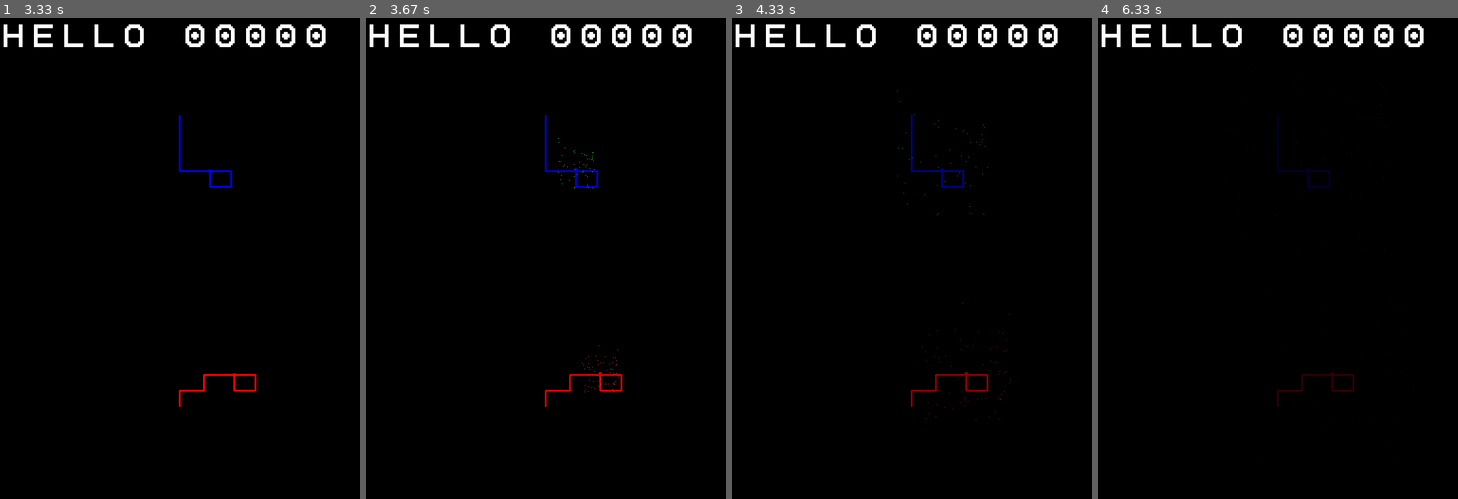
Above: before the commit, frames 1-4 (left to right).
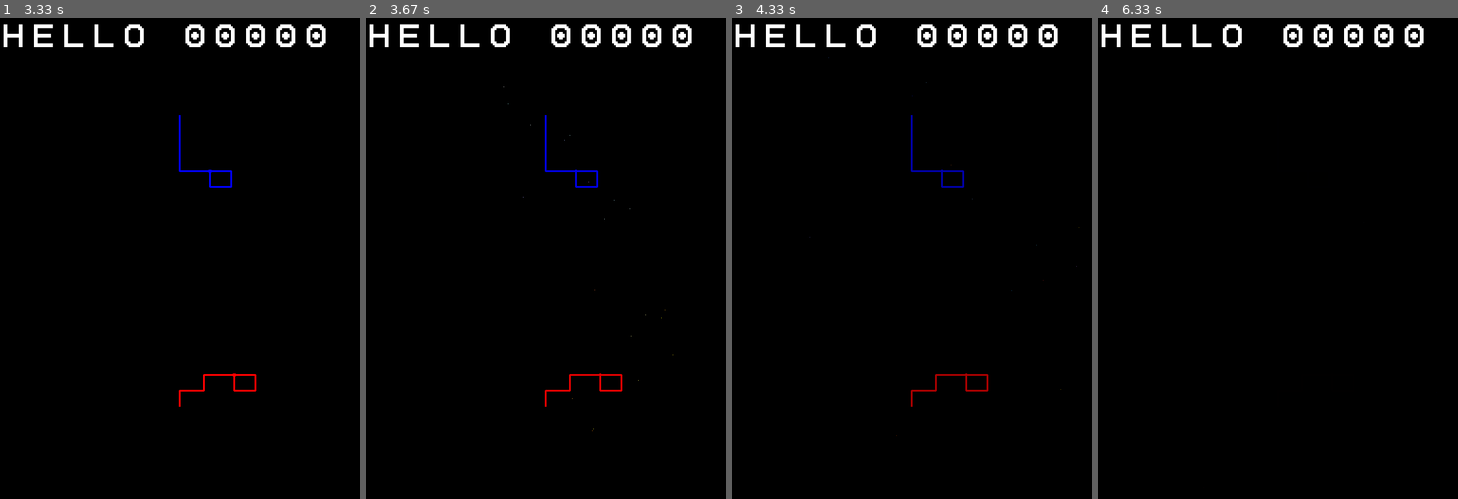
Above: after the commit, the same moments.

Repository: Paulyplops/pygame-test
Game: pygame game, started from oscar-tron.py
Two runs of this game, one before a commit and one after it. Both use one fixed random seed, a clock stepped at 60 frames per second and the inputs below.
Inputs:
- Up to frame 1 (3.33 s): hold Right 0.33-0.8 s; hold Up 0.83-1.13 s; hold W 0.83-1.13 s; hold Right 1.17-1.63 s; hold D 1.17-1.63 s; hold Down 2.23-2.53 s; hold S 2.23-2.53 s; hold Left 2.57-2.97 s; hold A 2.57-2.97 s; hold Up from 3 s (still down); hold W from 3 s (still down)
- Up to frame 2 (3.67 s): release Up at 3.37 s; release W at 3.37 s; hold D from 3.4 s (still down)
- Up to frame 3 (4.33 s): release D at 4.03 s
- Up to frame 4 (6.33 s): no input

Frame 1 is identical in both runs. In frame 2, less than 0.1% of the frame differs, in the area x 38-86%, y 14-86%; in frame 3, 0.4%, in the area x 21-97%, y 8-87%; in frame 4, 0.4%.

Commit message:
Alpha on paths and bangs.

Diff:
--- a/oscar-tron.py
+++ b/oscar-tron.py
@@ -3,6 +3,7 @@
 from enum import IntEnum
 import argparse
 import random
+import math
 
 SCREEN_WIDTH = 600
 SCREEN_HEIGHT = 800
@@ -10,6 +11,9 @@
 DEADZONE = 0.1
 BLACK = 0, 0, 0
 WIDTH = 3
+SECONDS_DECAY = 3
+MS_DECAY = SECONDS_DECAY * 1000.0
+
 
 pygame.init()
 
@@ -101,6 +105,8 @@
 def jitter():
     return ( random.random() - 0.5 ) * 2;
 
+def limit( a ):
+    return max( min( round( a ), 255 ), 0 )
 
 class Particle:
     def __init__(self, start, vel, col ):
@@ -118,7 +124,8 @@
         self.col = pygame.Color(col)
         self.path = [ start, start ]
         self.joystick = None
-        self.dead = False
+        self.time_of_death = 0
+        self.time = 0
         self.score = 0
 
 class Level():
@@ -141,14 +148,22 @@
 
     def draw(self, width, height, surface):
         for player in self.players:
-            pygame.draw.lines( surface, player.col, False, player.path, WIDTH)
-            pygame.draw.rect( surface, player.col, pygame.Rect( player.pos[0]-2, player.pos[1]-2, 5, 5) )
+            if not player.time_of_death:
+                pygame.draw.lines( surface, player.col, False, player.path, WIDTH)
+                pygame.draw.rect( surface, player.col, pygame.Rect( player.pos[0]-2, player.pos[1]-2, 5, 5) )
+            else:
+                col = player.col
+                col.a = round( 255 * ( 1.0 - min(player.time - player.time_of_death, MS_DECAY) / MS_DECAY ) )
+                pygame.draw.lines( surface, col, False, player.path, WIDTH)
 
         for particle in self.particles:
-            r = min( round( (particle.col.r + 100 * particle.heat ) * particle.heat ), 255 )
-            g = min( round( (particle.col.b + 100 * particle.heat ) * particle.heat ), 255 )
-            b = min( round( (particle.col.g + 100 * particle.heat ) * particle.heat ), 255 )
-            surface.set_at( (round(particle.pos[0]),round(particle.pos[1]) ), (r,g,b) )
+            SPARKLE = 100
+            r = limit( 300 * particle.heat + jitter() * SPARKLE )
+            g = limit( 300 * particle.heat + jitter() * SPARKLE )
+            b = limit( 100 * particle.heat + jitter() * SPARKLE )
+            col = particle.col + pygame.Color( r, g, b )
+            col.a = round( 255 * particle.heat )
+            surface.set_at( (round(particle.pos[0]),round(particle.pos[1]) ), col )
 
         write( surface, 10, 10, "00000" )
         write( surface, width // 2 + 10, 10, "00000" )
@@ -156,9 +171,7 @@
     def update( self, delta_time):
 
         for player in self.players:
-            if player.dead:
-                player.col.a = round( player.col.a * 0.99 )
-                continue
+            player.time += delta_time
             player.pos = (
                 player.pos[0] + player.vel[0] * delta_time / 1000,
                 player.pos[1] + player.vel[1] * delta_time / 1000)
@@ -174,30 +187,33 @@
 
         for particle in self.particles:
             particle.pos = (
-                particle.pos[0] + particle.vel[0] * delta_time / 1000,
-                particle.pos[1] + particle.vel[1] * delta_time / 1000)
+                particle.pos[0] + particle.vel[0] * delta_time / 1000.0,
+                particle.pos[1] + particle.vel[1] * delta_time / 1000.0)
             particle.vel = (
                 particle.vel[0] * 0.99,
                 particle.vel[1] * 0.99)
-            particle.heat *= 0.99;
+            particle.heat *= math.pow( math.e, - delta_time / 1000.0 )
 
 
     def crash( self, player ):
+        if player.time_of_death:
+            return
+
         for i in range(0,10):
             particle = Particle( player.pos, player.vel, pygame.Color( player.col ) )
             particle.pos = player.pos
-            particle.vel = ( player.vel[0] + jitter() * 100,
-                             player.vel[1] + jitter() * 100 )
+            particle.vel = ( player.vel[0] + jitter() * self.speed * 5,
+                             player.vel[1] + jitter() * self.speed * 5 )
             self.particles.append( particle )
         player.vel = [0,0]
-        player.dead = True
+        player.time_of_death = player.time
 
 
     def handle(self, event):
 
         if event.type == pygame.KEYDOWN:
             for player in self.players:
-                if player.dead:
+                if player.time_of_death:
                     continue
                 vel = None
                 if event.key == player.keys[ Keys.UP ] and player.vel[0] != 0:
@@ -216,7 +232,7 @@
         if event.type == pygame.JOYAXISMOTION:
             vel = None
             player = self.lookup[ event.instance_id ]
-            if not player.dead:
+            if not player.time_of_death:
                 if player.joystick.get_axis(0) < -DEADZONE and player.vel[0] != 0:
                     vel = [0, +self.speed]
                 if player.joystick.get_axis(0) > DEADZONE and player.vel[0] != 0:
